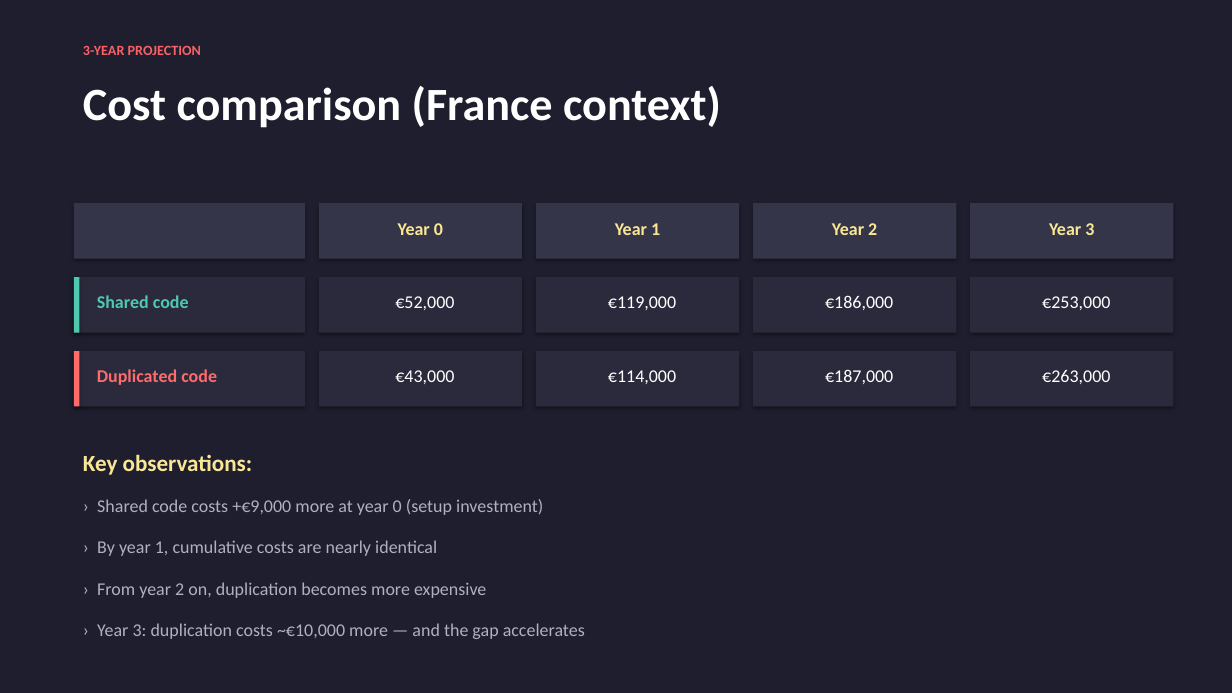
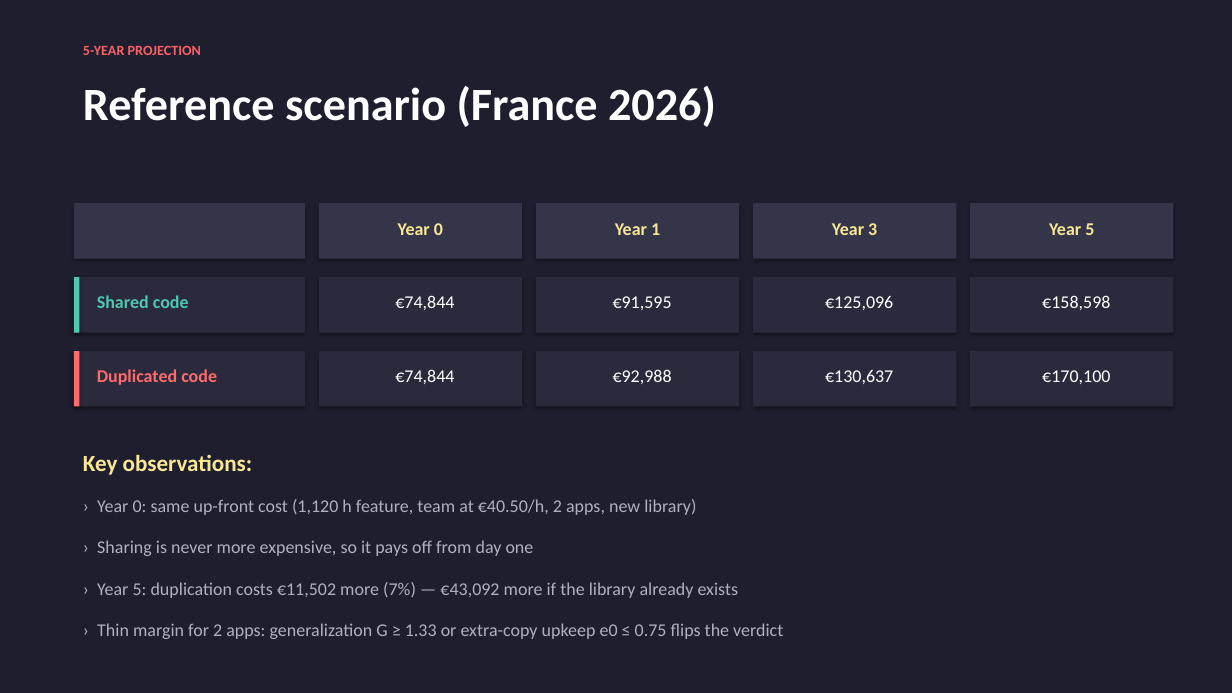
Before and after one commit to xeewi/noMigrationCost, a slide deck: slide 6 of docs/Feature-Cost-Shared-vs-Duplicated.pptx. Drawn at 1232x693 pixels with LibreOffice and Linux fonts; fonts in the diff are those of the drawing. Boxes give left, top, right and bottom in pixels: in the first picture for what was removed or moved away, otherwise in the second. Text is boxed around its words. In the diff, an @@ line names an element or a change of style, - is before the commit and + after.

```diff
--- a/docs/Feature-Cost-Shared-vs-Duplicated.pptx
+++ b/docs/Feature-Cost-Shared-vs-Duplicated.pptx
@@ text at [83,45,201,55]: text changed @@
-3-YEAR PROJECTION
+5-YEAR PROJECTION
@@ text at [83,86,716,127]: text changed @@
-Cost comparison (France context)
+Reference scenario (France 2026)
@@ text at [832,223,877,235]: text changed @@
-Year 2
+Year 3
@@ text at [1049,223,1094,235]: text changed @@
-Year 3
+Year 5
@@ text at [395,295,454,310]: text changed @@
-€52,000
+€74,844
@@ text at [613,296,672,310]: text changed @@
-€119,000
+€91,595
@@ text at [825,296,893,310]: text changed @@
-€186,000
+€125,096
@@ text at [1042,295,1110,310]: text changed @@
-€253,000
+€158,598
@@ text at [395,369,454,384]: text changed @@
-€43,000
+€74,844
@@ text at [613,369,672,384]: text changed @@
-€114,000
+€92,988
@@ text at [825,370,893,384]: text changed @@
-€187,000
+€130,637
@@ text at [1042,370,1110,384]: text changed @@
-€263,000
+€170,100
@@ text at [97,499,696,515]: text changed @@
-› Shared code costs +€9,000 more at year 0 (setup investment)
+› Year 0: same up-front cost (1,120 h feature, team at €40.50/h, 2 apps, new library)
@@ text at [97,540,534,556]: text changed @@
-› By year 1, cumulative costs are nearly identical
+› Sharing is never more expensive, so it pays off from day one
@@ text at [97,582,739,598]: text changed @@
-› From year 2 on, duplication becomes more expensive
+› Year 5: duplication costs €11,502 more (7%) — €43,092 more if the library already exists
@@ text at [97,623,783,639]: text changed @@
-› Year 3: duplication costs ~€10,000 more — and the gap accelerates
+› Thin margin for 2 apps: generalization G ≥ 1.33 or extra-copy upkeep e0 ≤ 0.75 flips the verdict
```
Also in this commit, not shown: 9 other slides changed, 2 slides added, 2 slides removed, 4 other files.
